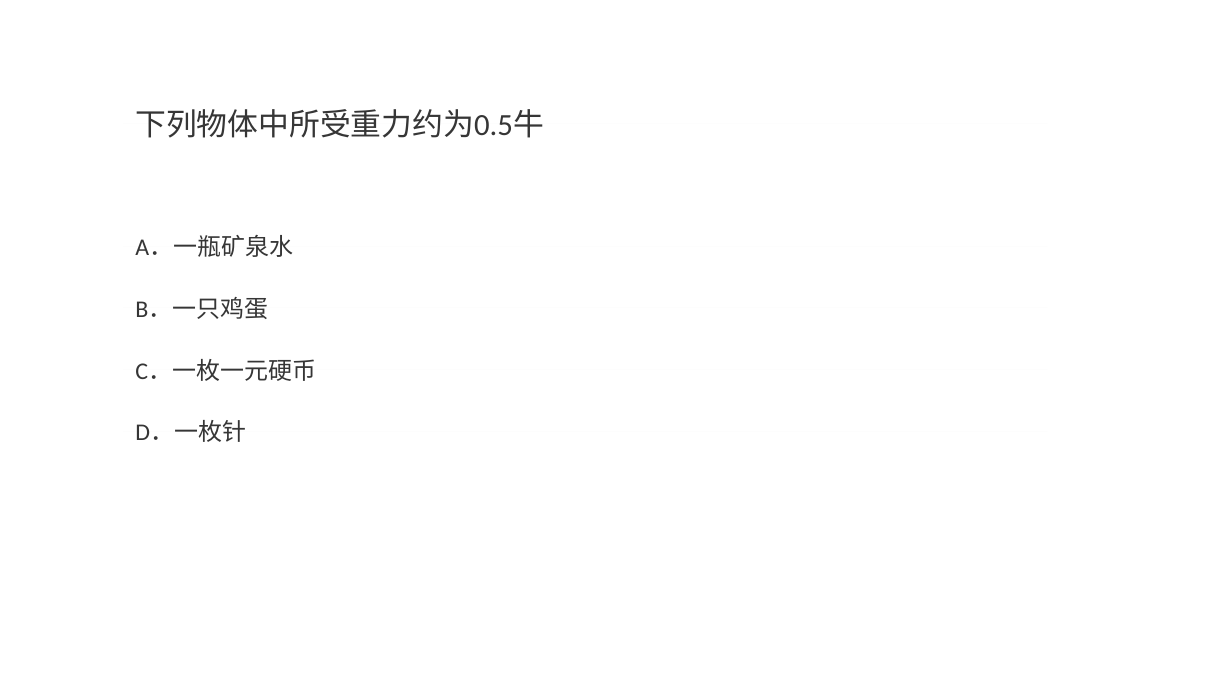
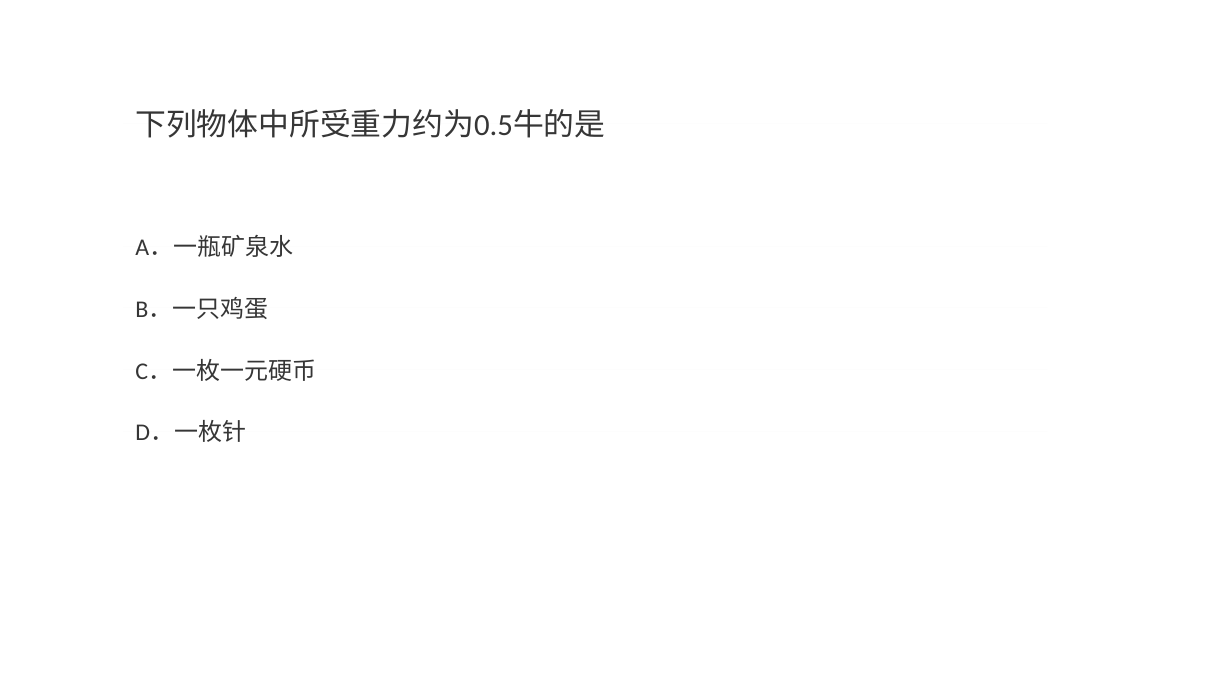
Before and after one commit to momoko8443/mang_project, a slide deck: slide 5 of question.pptx. Drawn at 1232x693 pixels with LibreOffice and Linux fonts; fonts in the diff are those of the drawing. Boxes give left, top, right and bottom in pixels: in the first picture for what was removed or moved away, otherwise in the second. Text is boxed around its words. In the diff, an @@ line names an element or a change of style, - is before the commit and + after.

```diff
--- a/question.pptx
+++ b/question.pptx
@@ text at [135, 109, 605, 138]: text changed @@
-下列物体中所受重力约为0.5牛
+下列物体中所受重力约为0.5牛的是
```
Also in this commit, not shown: 5 other slides changed, 30 other files.
